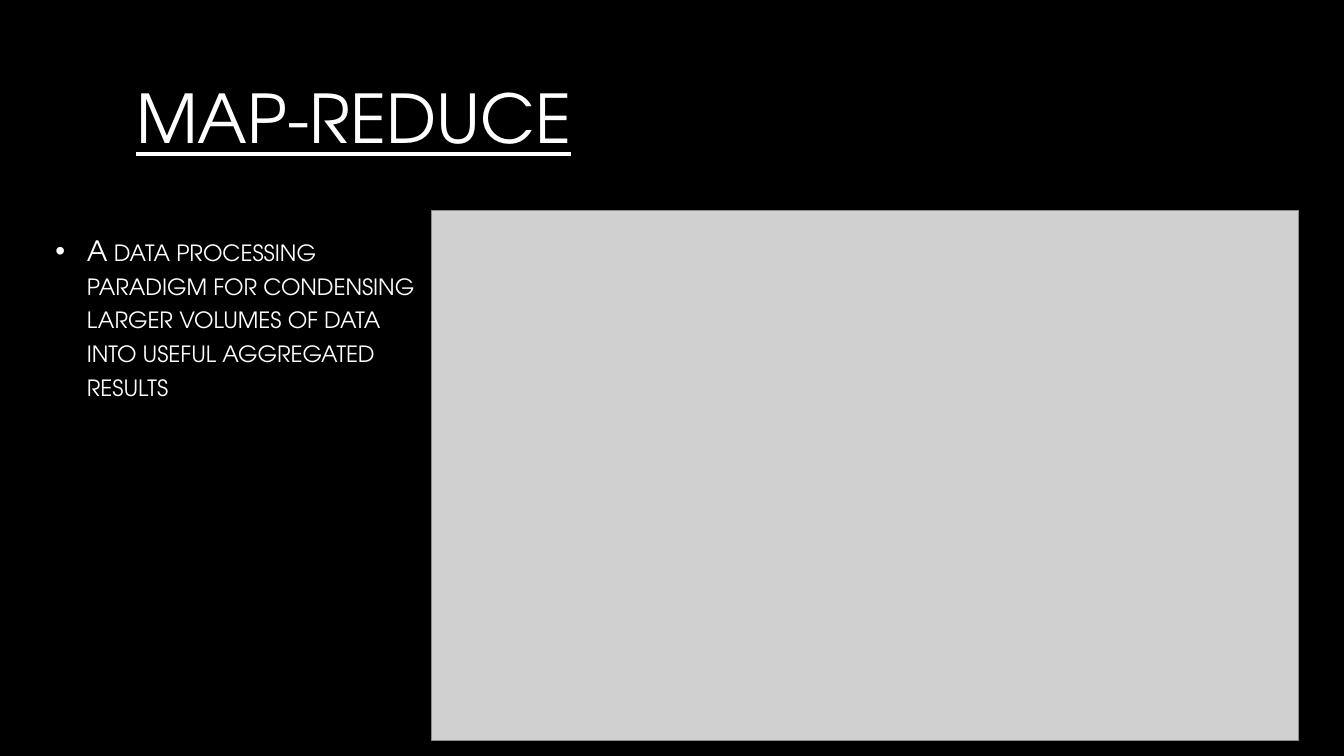
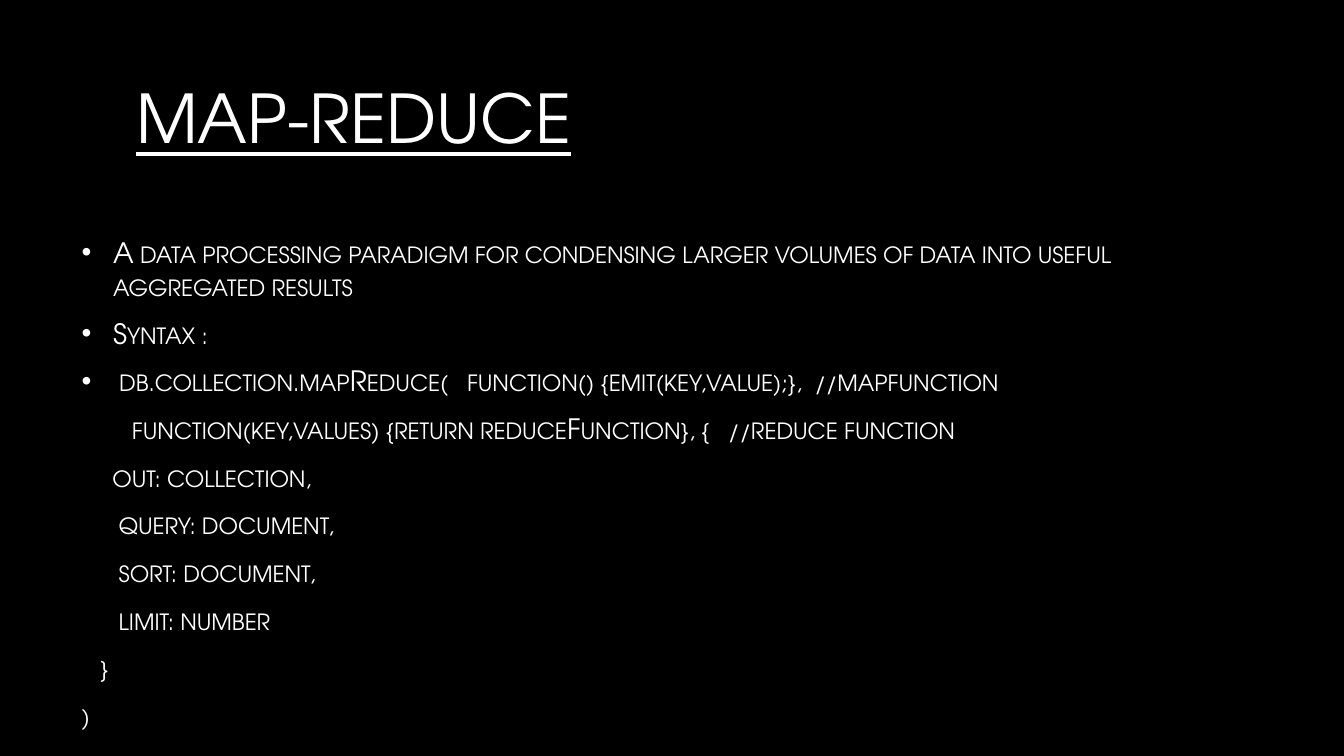
Before and after one commit to fnaticTrucMinh/UIT_AEP_BigDataRESEARCH, a slide deck: slide 18 of MongoDB/MongoDB.pptx (slide 12 before the commit). Drawn at 1344x756 pixels with LibreOffice and Linux fonts; fonts in the diff are those of the drawing; grey boxes stand for pictures; background and template pictures are left out. Boxes give left, top, right and bottom in pixels: in the first picture for what was removed or moved away, otherwise in the second. Text is boxed around its words. In the diff, an @@ line names an element or a change of style, - is before the commit and + after.

```diff
--- a/MongoDB/MongoDB.pptx
+++ b/MongoDB/MongoDB.pptx
@@ text "A data processing paradigm for ...": place and size @@
-text "A data processing paradigm for ..." at [87,240,414,397]
+text "A data processing paradigm for ..." at [112,242,1111,631]
@@ picture removed at [432,210,1299,740] @@
@@ text at [112,374,999,631]: paragraphs added @@
+• Syntax :
+• db.collection.mapReduce( function() {emit(key,value);}, //mapfunction
+function(key,values) {return reduceFunction}, { //reduce function
+out: collection,
+query: document,
+sort: document,
+limit: number
+}
+)
```
Also in this commit, not shown: 6 other slides changed, 8 slides added, 1 slide removed.
